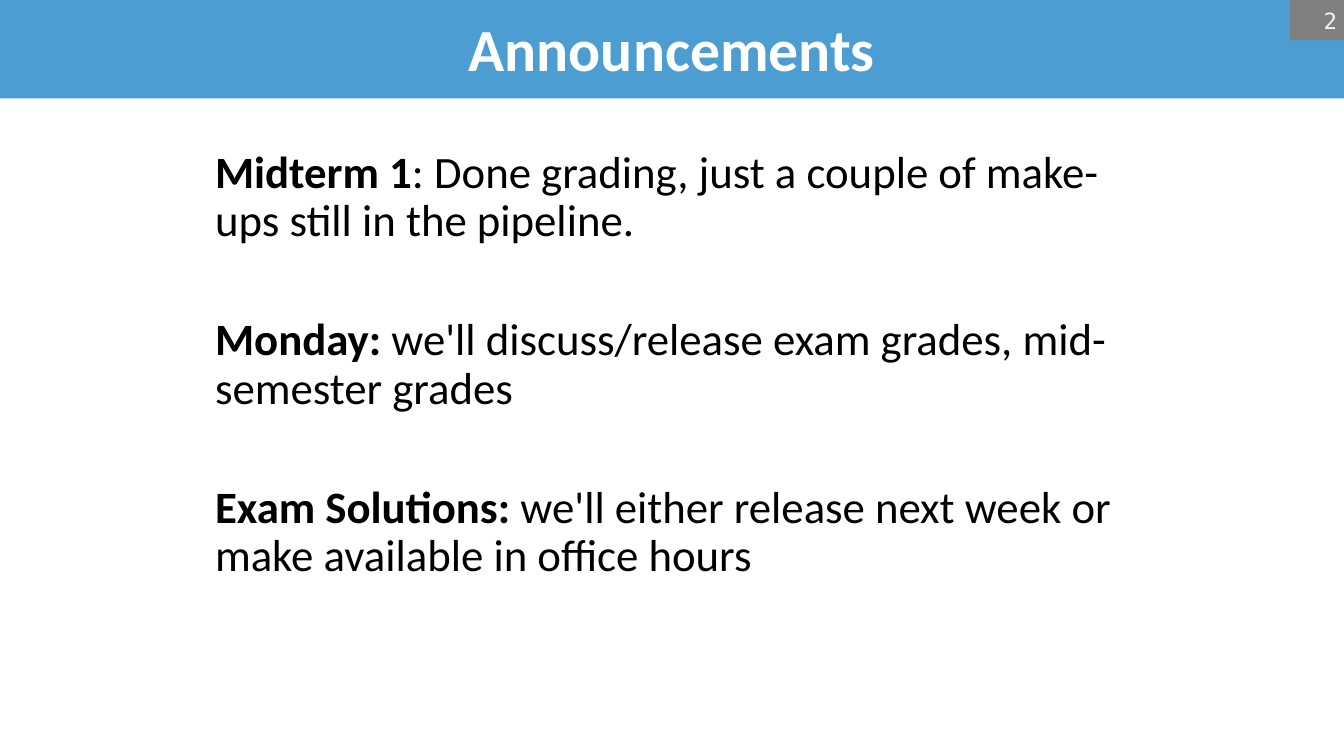
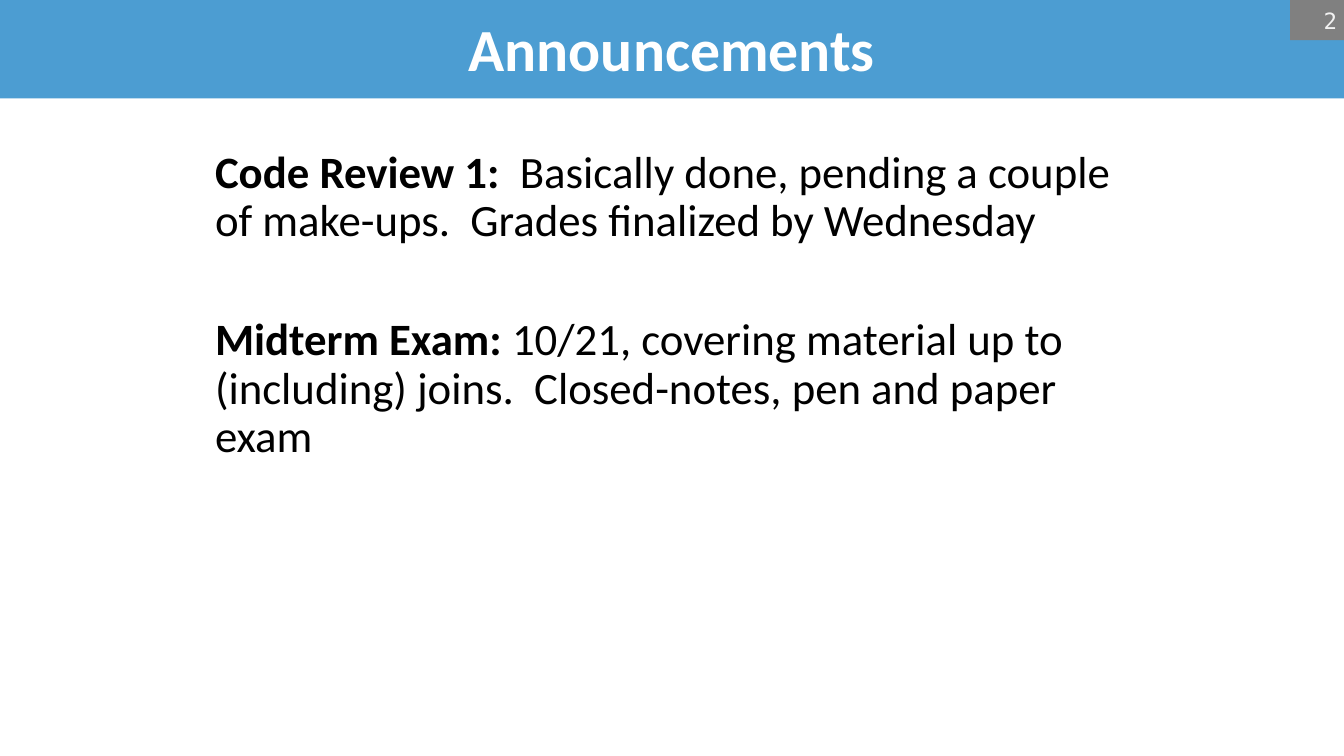
Before and after one commit to bsb20/bsb20.github.io, a slide deck: slide 2 of docs/421_f26/lectures/L13_query_execution.pptx. Drawn at 1344x756 pixels with LibreOffice and Linux fonts; fonts in the diff are those of the drawing; background and template pictures are left out. Boxes give left, top, right and bottom in pixels: in the first picture for what was removed or moved away, otherwise in the second. Text is boxed around its words. In the diff, an @@ line names an element or a change of style, - is before the commit and + after.

```diff
--- a/docs/421_f26/lectures/L13_query_execution.pptx
+++ b/docs/421_f26/lectures/L13_query_execution.pptx
@@ text at [215, 156, 1110, 453]: text changed @@
-Midterm 1: Done grading, just a couple of make-ups still in the pipeline.
-Monday: we'll discuss/release exam grades, mid-semester grades
-Exam Solutions: we'll either release next week or make available in office hours
+Code Review 1: Basically done, pending a couple of make-ups. Grades finalized by Wednesday
+Midterm Exam: 10/21, covering material up to (including) joins. Closed-notes, pen and paper exam
```
Also in this commit, not shown: 6 other slides changed, 1 other file.
